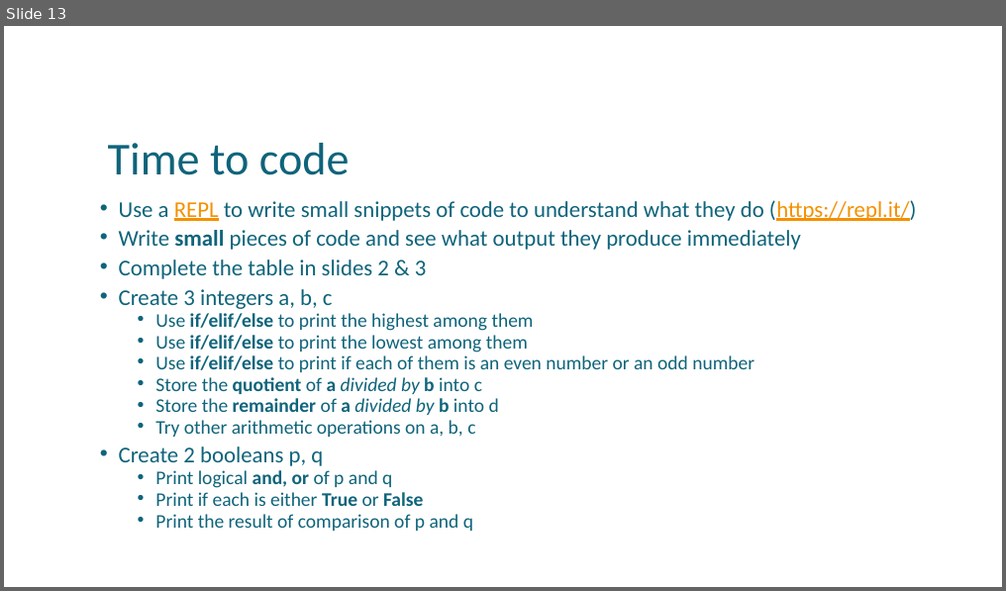
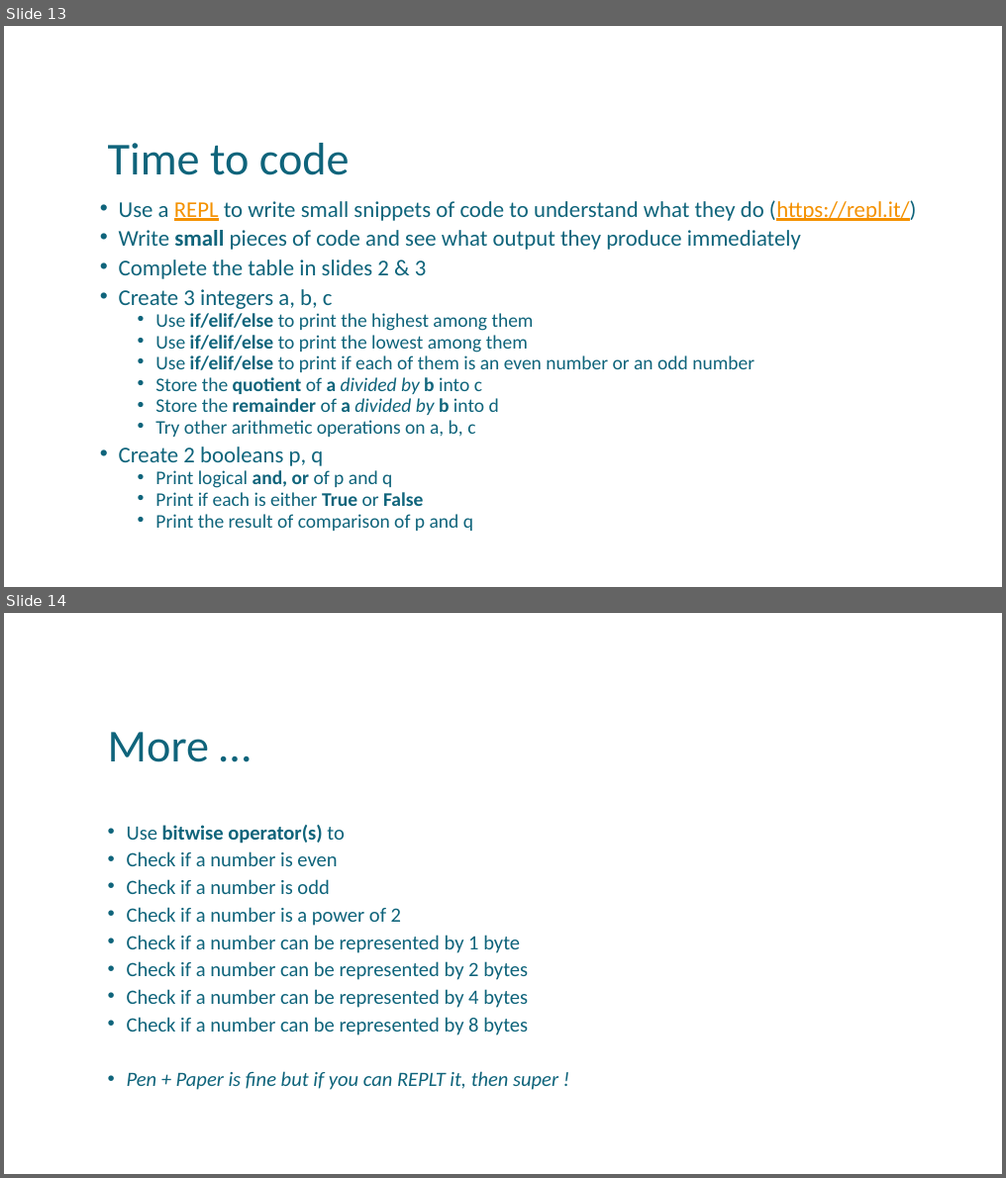
Before and after one commit to uday87j/teach_python, a slide deck: fundamentals/3-Binary Numbers, Operations, Conditionals.pptx. Shown one above the other, each under a label of ours: slide 13 before the commit, slides 13 and 14 after it. The pictures are 1006x591 and 1006x1178 pixels, drawn with LibreOffice and Linux fonts; fonts in the diff are those of the drawing. Boxes give left, top, right and bottom in pixels: in the first picture for what was removed or moved away, otherwise in the second. Text is boxed around its words. In the diff, an @@ line names an element or a change of style, - is before the commit and + after.

```diff
--- a/fundamentals/3-Binary Numbers, Operations, Conditionals.pptx
+++ b/fundamentals/3-Binary Numbers, Operations, Conditionals.pptx
@@ slide 14 added at bbox=[4, 613, 1002, 1174], background #FFFFFF @@
@@ title added at bbox=[108, 732, 209, 762], 44 pt, text #0F647B @@
+More …
@@ text added at bbox=[127, 825, 558, 1090], 19.6 pt, text #0F647B @@
+• Use bitwise operator(s) to
+• Check if a number is even
+• Check if a number is odd
+• Check if a number is a power of 2
+• Check if a number can be represented by 1 byte
+• Check if a number can be represented by 2 bytes
+• Check if a number can be represented by 4 bytes
+• Check if a number can be represented by 8 bytes
+• Pen + Paper is fine but if you can REPLT it, then super !
```
Also in this commit, not shown: 1 other file.
